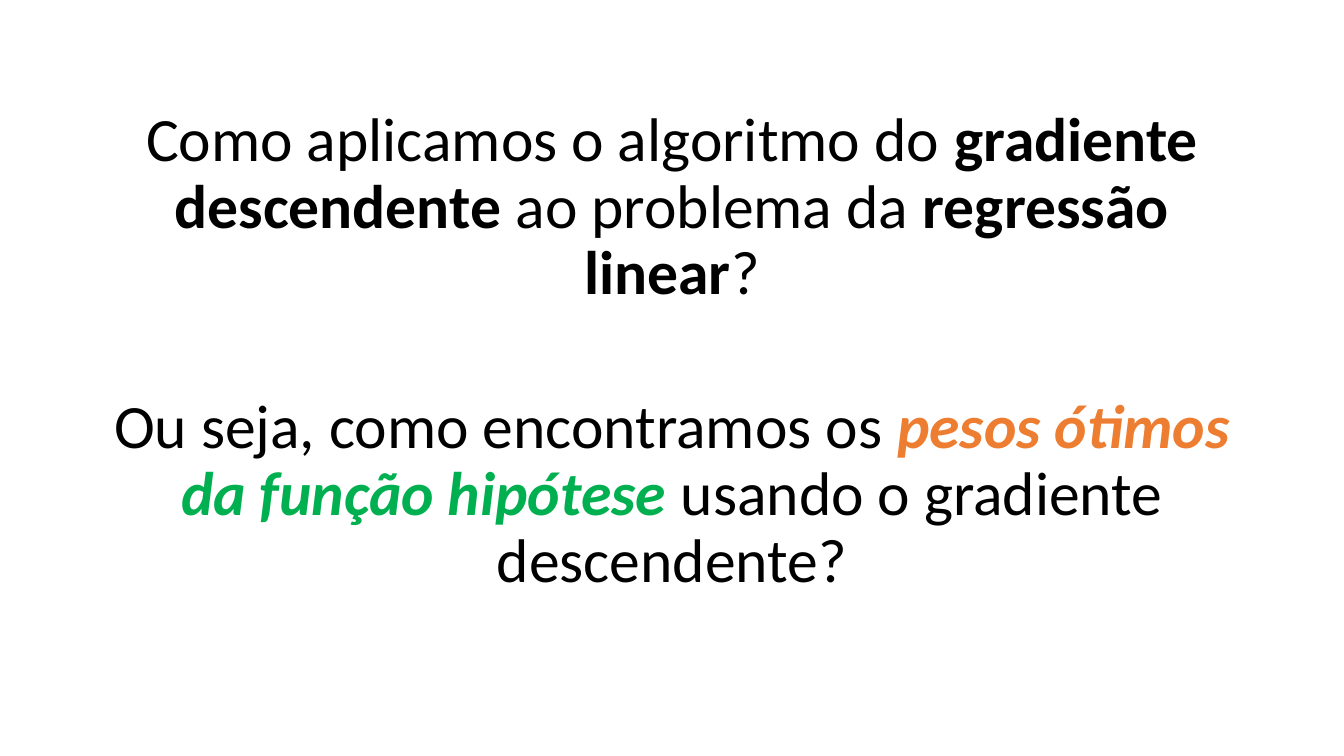
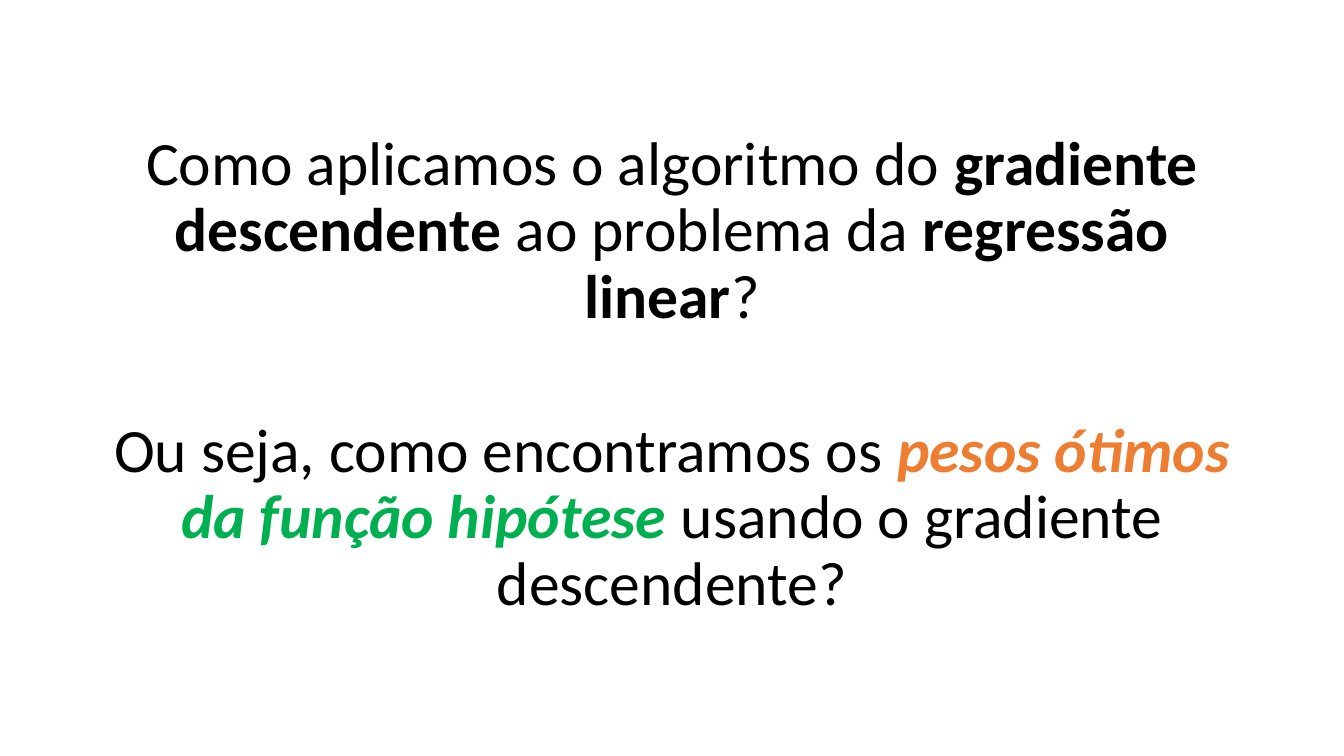
Before and after one commit to zz4fap/t319_aprendizado_de_maquina, a slide deck: slide 22 of slides/T319_Regressão_Linear (Parte II).pptx. Drawn at 1344x756 pixels with LibreOffice and Linux fonts; fonts in the diff are those of the drawing. Boxes give left, top, right and bottom in pixels: in the first picture for what was removed or moved away, otherwise in the second. Text is boxed around its words. In the diff, an @@ line names an element or a change of style, - is before the commit and + after.

```diff
--- a/slides/T319_Regressão_Linear (Parte II).pptx
+++ b/slides/T319_Regressão_Linear (Parte II).pptx
@@ text "Como aplicamos o algoritmo do ...": place and size @@
-text "Como aplicamos o algoritmo do ..." at bbox=[114, 117, 1230, 583]
+text "Como aplicamos o algoritmo do ..." at bbox=[114, 141, 1230, 606]
```
Also in this commit, not shown: 10 other slides changed, 1 other file.
